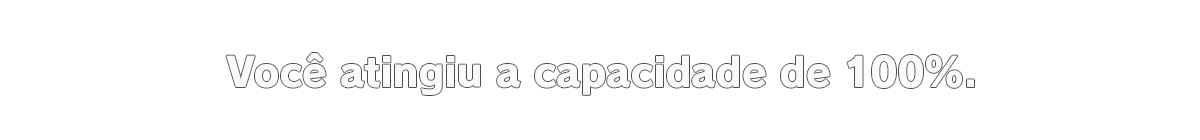
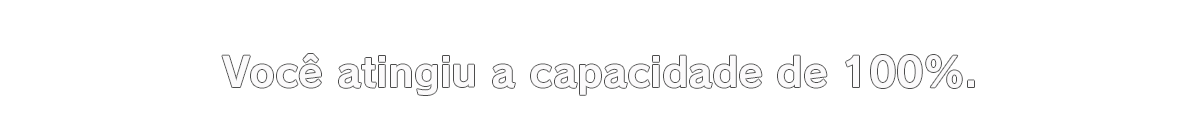
Layered file, before and after one edit (1200 × 140). Changes by layer:
added layer "Você atingiu a capacidade de 100%. V2 Centralizado" above "Você atingiu a capacidade de 100%. Centralizado" over [222, 54, 974, 95]
hid "Você atingiu a capacidade de 100%. Centralizado" over [226, 53, 974, 95]
